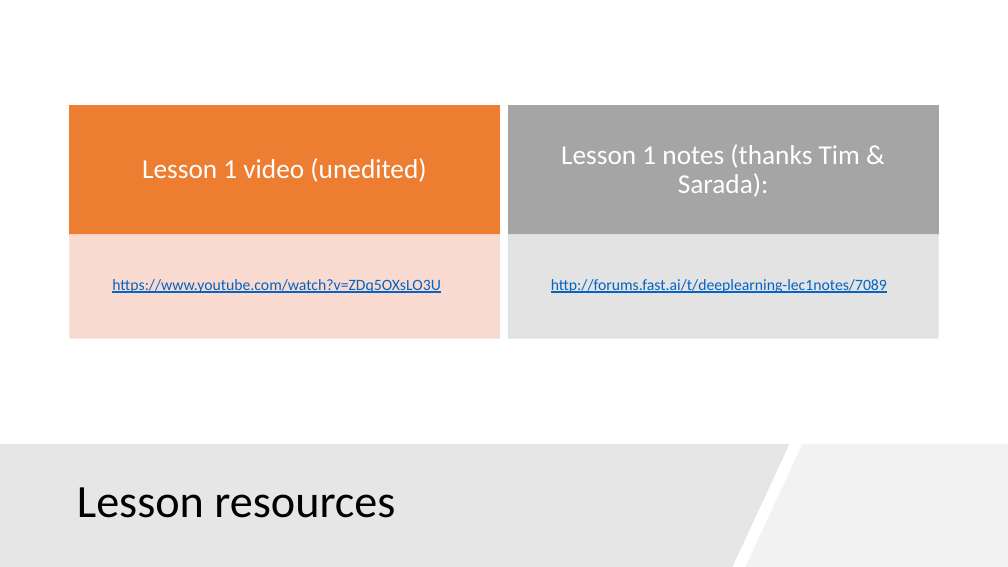
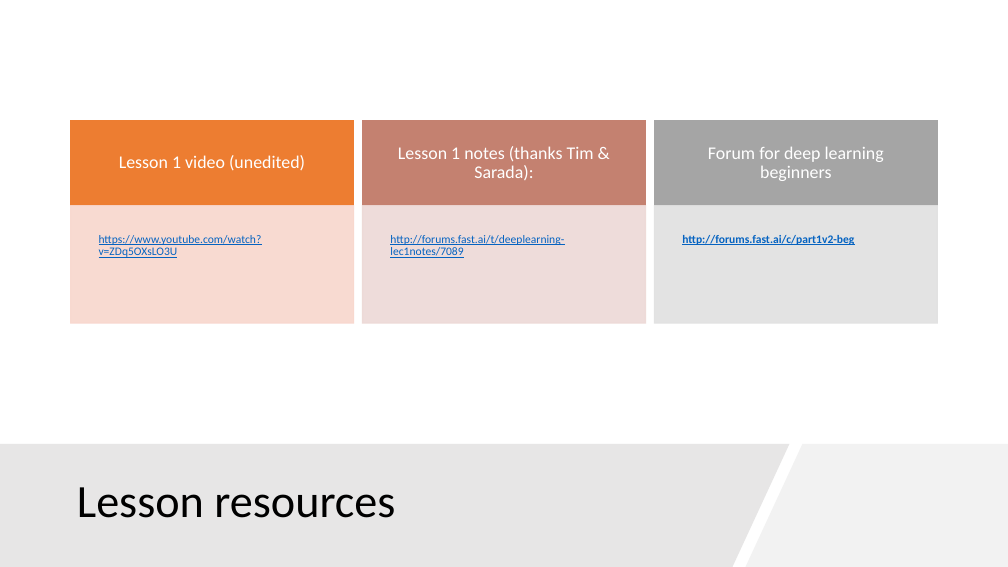
Before and after one commit to cobleg/python, a slide deck: slide 3 of Notes/Lesson 1.pptx. Drawn at 1008x567 pixels with LibreOffice and Linux fonts; fonts in the diff are those of the drawing. Boxes give left, top, right and bottom in pixels: in the first picture for what was removed or moved away, otherwise in the second. Text is boxed around its words. In the diff, an @@ line names an element or a change of style, - is before the commit and + after.

```diff
--- a/Notes/Lesson 1.pptx
+++ b/Notes/Lesson 1.pptx
@@ text "Lesson 1 video (unedited)": place and size @@
-text "Lesson 1 video (unedited)" at (142,158,426,182)
+text "Lesson 1 video (unedited)" at (119,155,305,171)
@@ text "Lesson 1 video (unedited)" at (119,155,305,171): size 26 to 17 pt; less space between paragraphs @@
@@ rectangle: place and size @@
-rectangle at (70,106,499,234)
+rectangle at (70,121,353,206)
@@ text "Lesson 1 notes (thanks Tim ..." at (398,146,594,180): size 26 to 17 pt; less space between paragraphs @@
@@ text "Lesson 1 notes (thanks Tim ...": place and size @@
-text "Lesson 1 notes (thanks Tim ..." at (561,144,860,197)
+text "Lesson 1 notes (thanks Tim ..." at (398,146,594,180)
@@ rectangle: place and size @@
-rectangle at (509,106,938,234)
+rectangle at (655,121,938,206)
@@ text "https://www.youtube.com/watch?v=ZDq5OXsLO3U": place and size @@
-text "https://www.youtube.com/watch?v=ZDq5OXsLO3U" at (112,279,441,293)
+text "https://www.youtube.com/watch?v=ZDq5OXsLO3U" at (99,235,262,258)
@@ text "https://www.youtube.com/watch?v=ZDq5OXsLO3U" at (99,235,262,258): size 15 to 11 pt; less space between paragraphs @@
@@ rectangle: place and size @@
-rectangle at (70,234,499,338)
+rectangle at (70,206,353,323)
@@ text "http://forums.fast.ai/t/deeplearning-lec1notes/7089" at (390,235,564,258): size 15 to 11 pt; less space between paragraphs @@
@@ text "http://forums.fast.ai/t/deeplearning-lec1notes/7089": place and size @@
-text "http://forums.fast.ai/t/deeplearning-lec1notes/7089" at (551,279,887,293)
+text "http://forums.fast.ai/t/deeplearning-lec1notes/7089" at (390,235,564,258)
@@ rectangle: place and size @@
-rectangle at (509,234,938,338)
+rectangle at (655,206,938,323)
@@ group added at (362,121,884,323): 2 rectangles, 2 texts @@
+Forum for deep learning beginners
+http://forums.fast.ai/c/part1v2-beg
```
Also in this commit, not shown: 1 other slide changed.
